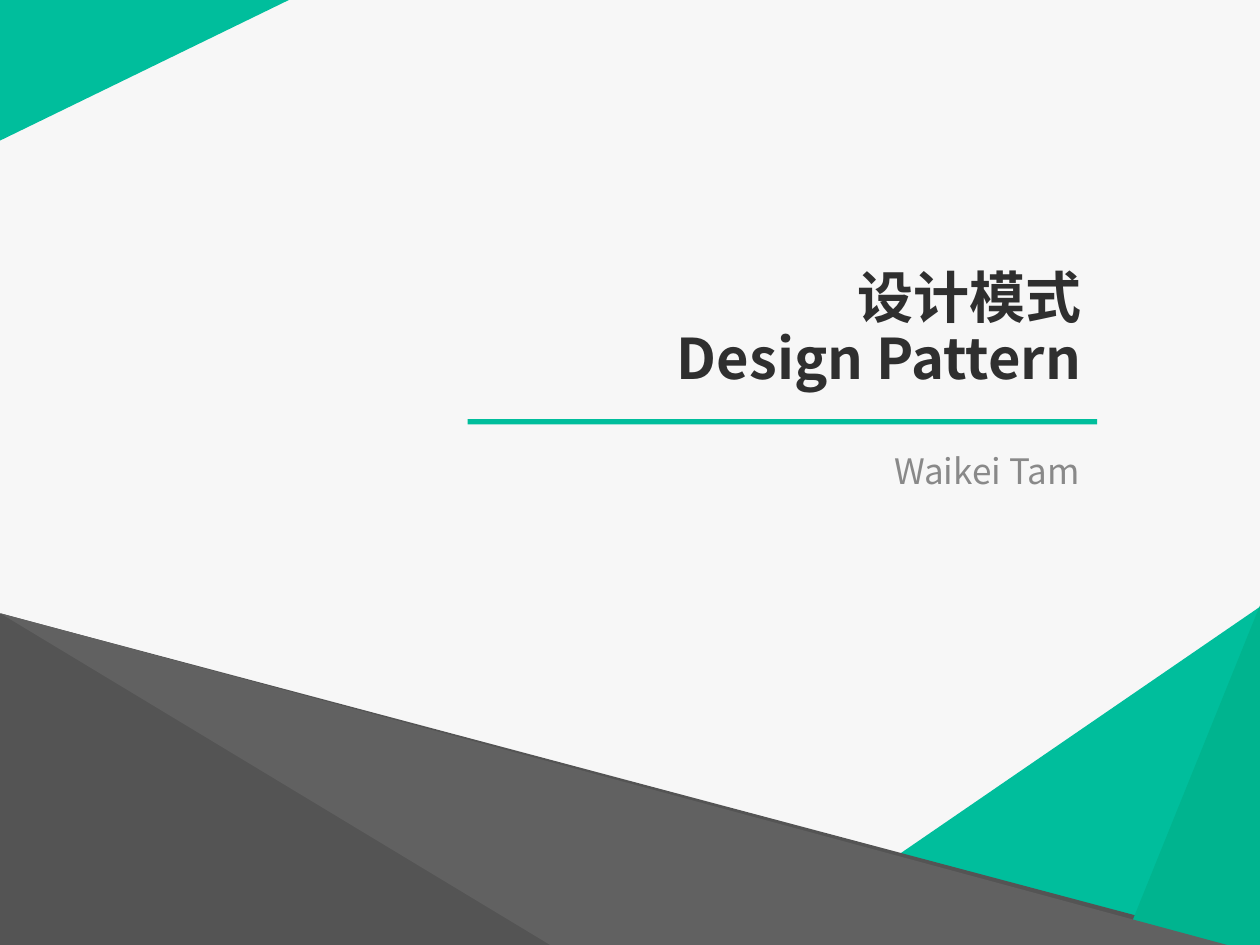
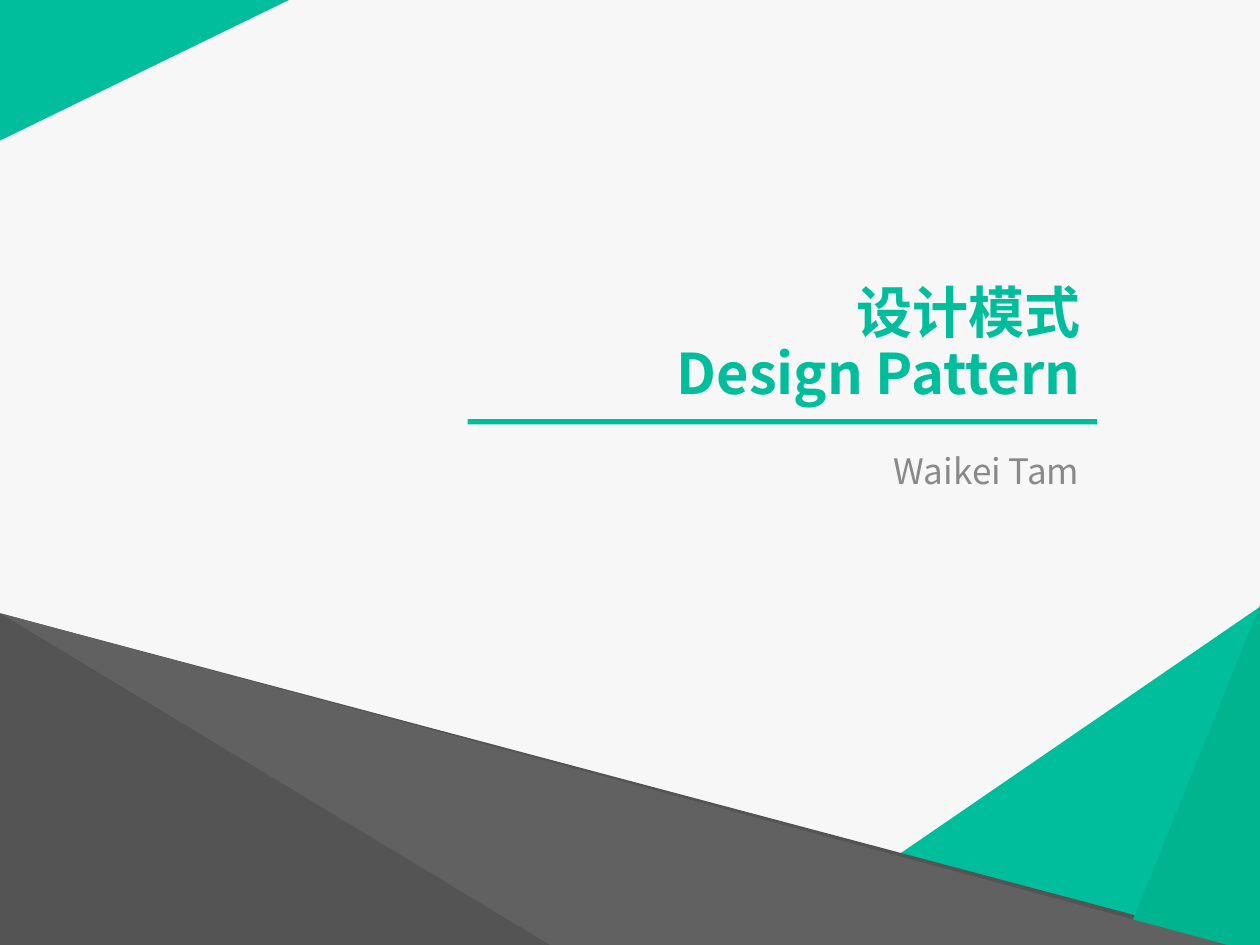
Before and after one commit to PlumpMath/DesignPattern-108, a slide deck: slide 1 of doc/Design Pattern.ppt. Drawn at 1260x945 pixels with LibreOffice and Linux fonts; fonts in the diff are those of the drawing. Boxes give left, top, right and bottom in pixels: in the first picture for what was removed or moved away, otherwise in the second. Text is boxed around its words. In the diff, an @@ line names an element or a change of style, - is before the commit and + after.

```diff
--- a/doc/Design Pattern.ppt
+++ b/doc/Design Pattern.ppt
@@ title "设计模式 Design Pattern" moved from (x1=677, y1=270, x2=1081, y2=393) to (x1=677, y1=285, x2=1081, y2=408) @@
@@ title "设计模式 Design Pattern" at (x1=677, y1=285, x2=1081, y2=408): text colour #2F2F2F to #00BE9C @@
```
Also in this commit, not shown: 6 other slides changed, 8 slides added, 2 slides removed, 2 other files.
